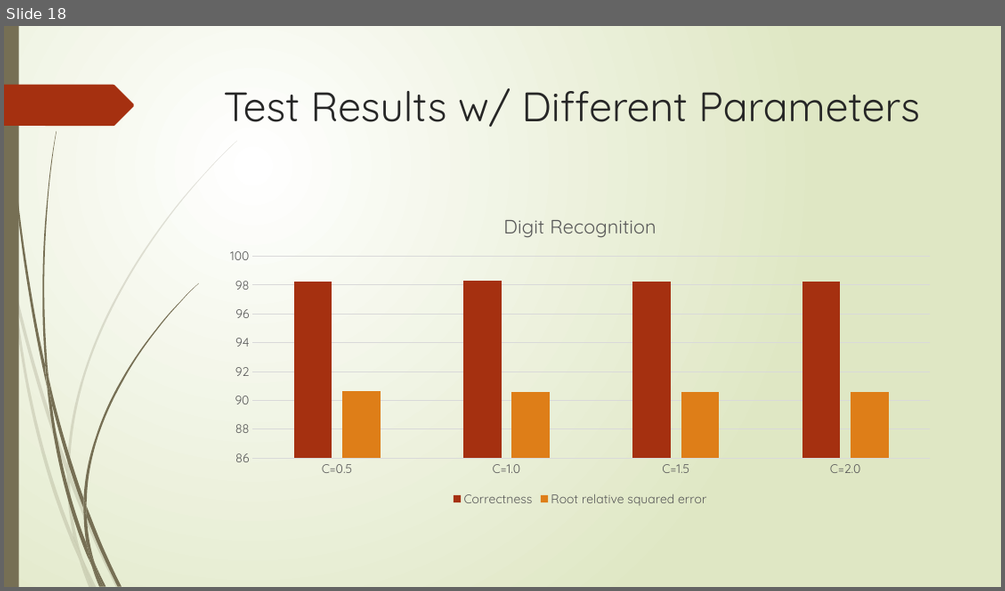
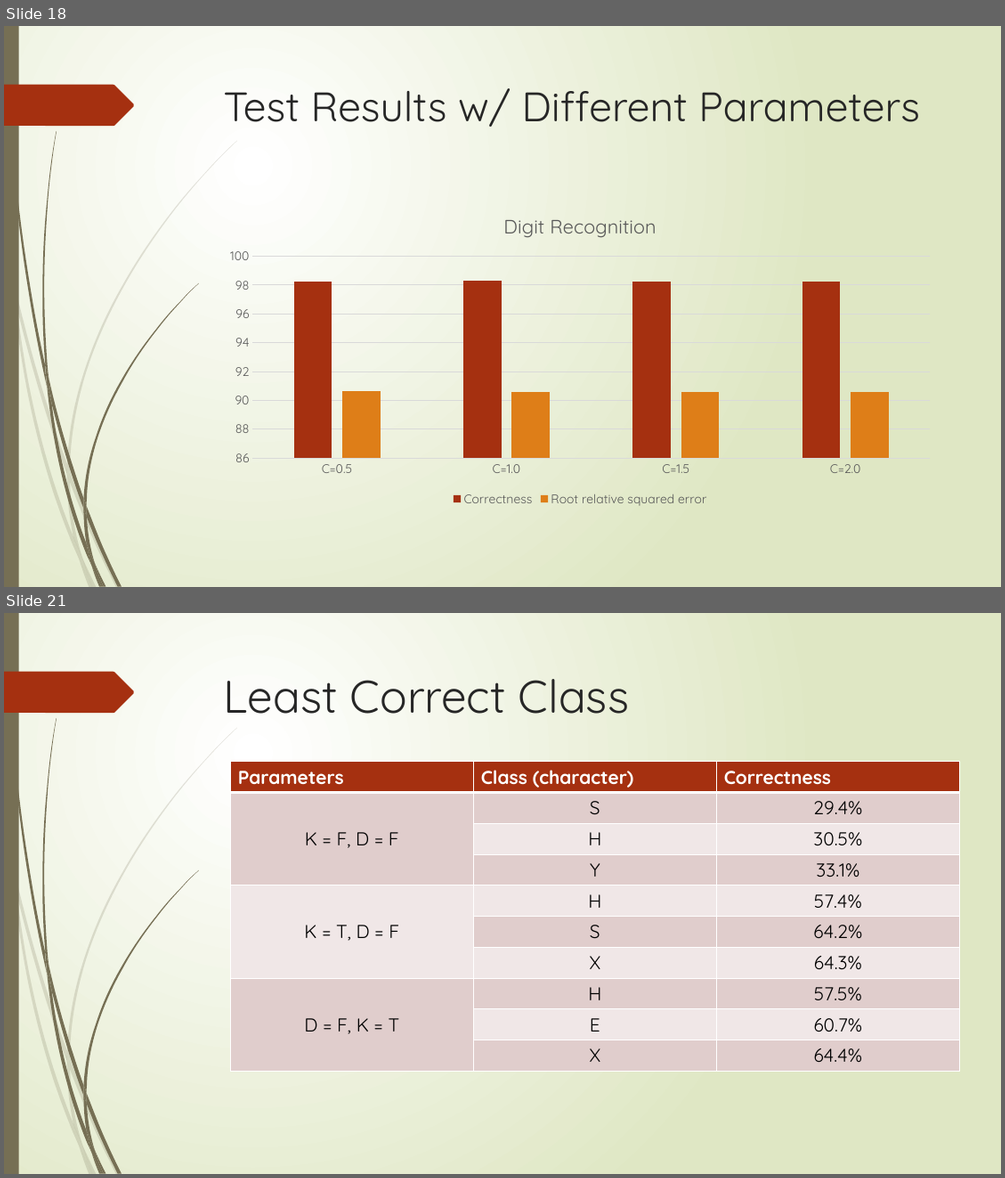
Before and after one commit to XiaokuanOSU/AI2report, a slide deck: PPTGroup10.pptx. Shown one above the other, each under a label of ours: slide 18 before the commit, slides 18 and 21 after it; the slides between them are not shown. The pictures are 1005x591 and 1005x1178 pixels, drawn with LibreOffice and Linux fonts; fonts in the diff are those of the drawing. Boxes give left, top, right and bottom in pixels: in the first picture for what was removed or moved away, otherwise in the second. Text is boxed around its words. In the diff, an @@ line names an element or a change of style, - is before the commit and + after.

```diff
--- a/PPTGroup10.pptx
+++ b/PPTGroup10.pptx
@@ slide 21 added at <box>4,613,1001,1174</box>, background gradient #FFFFFF to #DFE8C4; not listed: 24 template elements that a slide beside it also shows @@
@@ title added at <box>224,679,629,714</box>, 44 pt, text #262626 @@
+Least Correct Class
@@ table added at <box>231,762,960,1065</box>, 10 rows, 3 columns @@
+Parameters | Class (character) | Correctness
+K = F, D = F | S | 29.4%
+ | H | 30.5%
+ | Y | 33.1%
+K = T, D = F | H | 57.4%
+ | S | 64.2%
+ | X | 64.3%
+D = F, K = T | H | 57.5%
+ | E | 60.7%
+ | X | 64.4%
```
Also in this commit, not shown: 3 slides changed, 3 other slides added.
